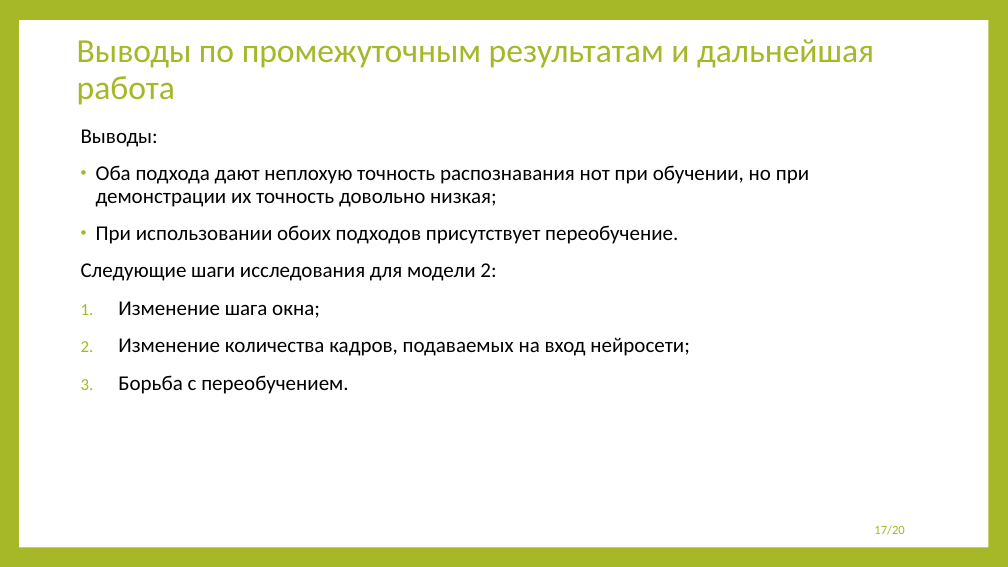
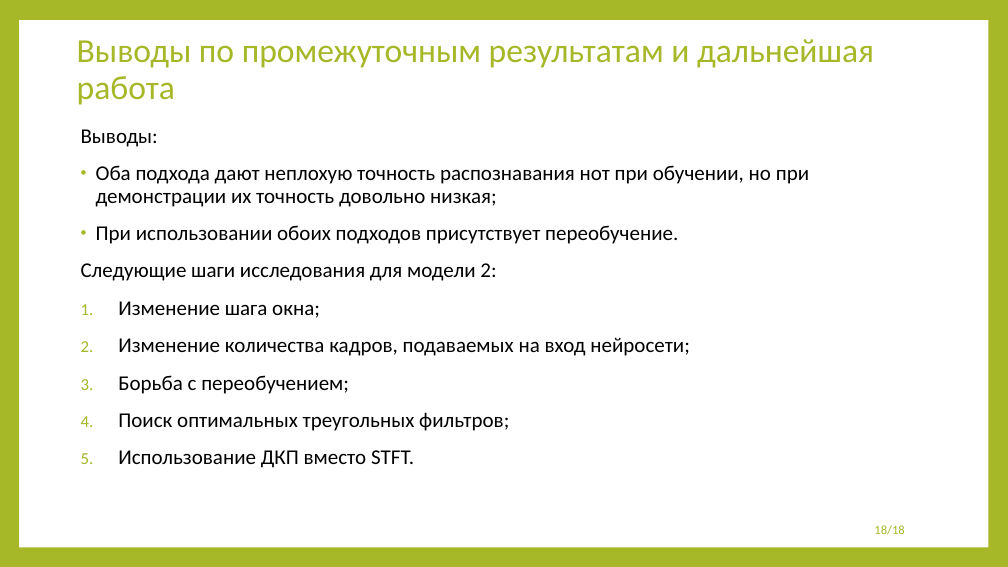
Before and after one commit to 13Fire13nyu/MasterDegree, a slide deck: slide 18 of presentation/presentation.pptx (slide 17 before the commit). Drawn at 1008x567 pixels with LibreOffice and Linux fonts; fonts in the diff are those of the drawing. Boxes give left, top, right and bottom in pixels: in the first picture for what was removed or moved away, otherwise in the second. Text is boxed around its words. In the diff, an @@ line names an element or a change of style, - is before the commit and + after.

```diff
--- a/presentation/presentation.pptx
+++ b/presentation/presentation.pptx
@@ text at (x1=118, y1=375, x2=509, y2=468): text changed @@
-3. Борьба с переобучением.
+3. Борьба с переобучением;
+4. Поиск оптимальных треугольных фильтров;
+5. Использование ДКП вместо STFT.
@@ page number at (x1=874, y1=525, x2=904, y2=535): text changed @@
-17/20
+18/18
```
Also in this commit, not shown: 12 other slides changed, 1 slide added, 1 slide removed, 4 other files.
